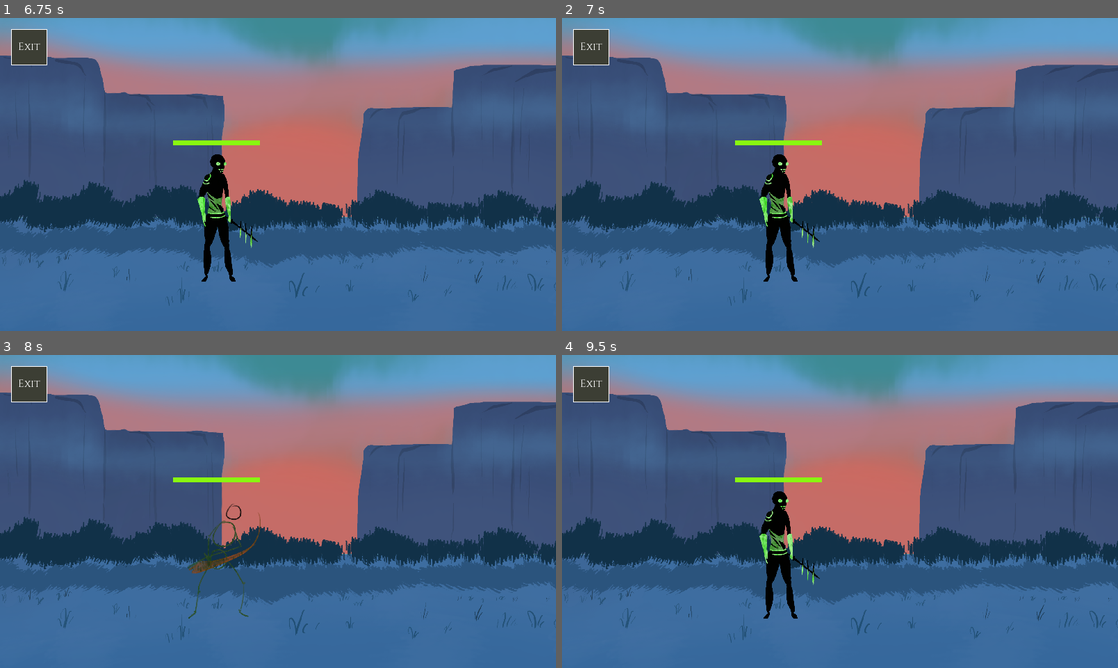
Above: before the commit, frames 1-4 (two rows, left to right).
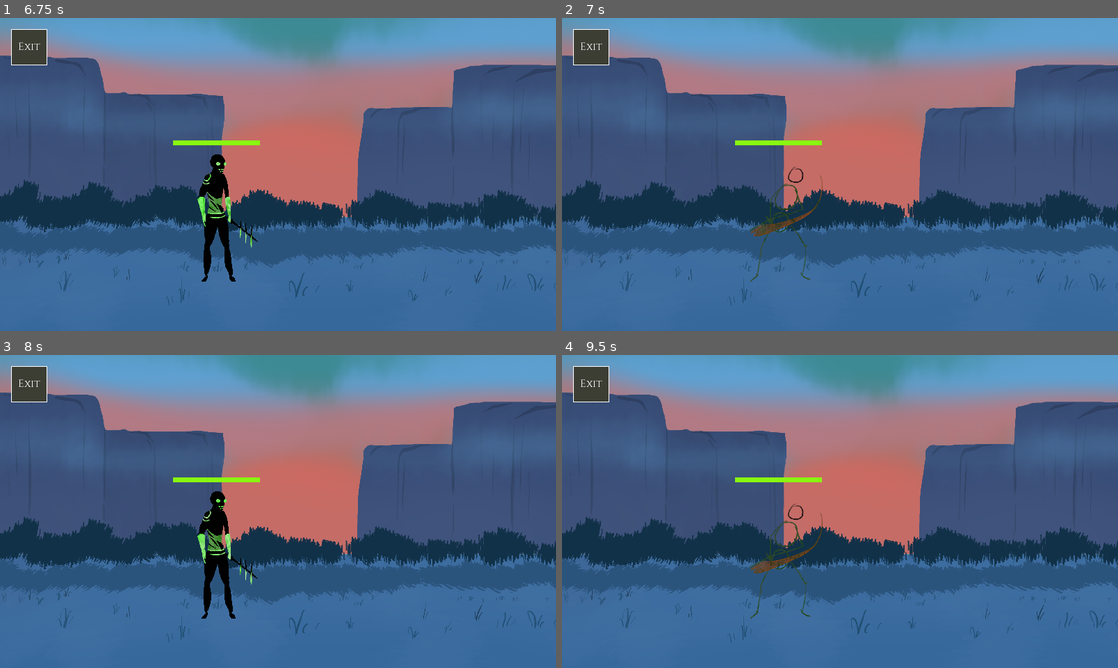
Above: after the commit, the same moments.

Repository: MarkZagors/Idle-Eden
Game: Godot game, scene res://Combat/Combat.tscn
Same seed, same stepped clock (60 frames per second), same inputs: the game is played once before the commit and once after it. This scene is started directly instead of the project's main scene. The engine's default icon, where the game draws it, is replaced by a stand-in: a white triangle on a blue panel in a dark square.
Inputs (mouse positions are in pixels of both pictures, inside the frame that each line leads up to):
- Up to frame 1 (6.75 s): click "e" at 0.5 s; click "e" at 1.25 s; click "e" at 2 s; click (216, 215) at 2.77 s; click (150, 202) at 3.52 s; click (83, 224) at 4.27 s; click "Gamerz" at 5 s; click "Start" at 5.75 s; click "e" at 6.5 s
- Up to frame 2 (7 s): no input
- Up to frame 3 (8 s): click "e" at 7.25 s
- Up to frame 4 (9.5 s): click "e" at 8 s; click (778, 552) at 8.77 s

Frame 1 is identical in both runs. In frame 2, 1.7% of the frame differs, in the area x 33-47%, y 43-85%; in frame 3, 1.7%; in frame 4, 1.7%.
Error in both runs: Invalid get index 'enemies' (on base: 'Nil'). (res://Combat/PreBattleController.gd:36)

Commit message:
attack animations enemy start

Diff:
--- a/Combat/AttackingController.gd
+++ b/Combat/AttackingController.gd
@@ -28,7 +28,7 @@
 	node.get_node("Sprite").texture = charEnemy.spriteAttacking
 	currentNodeTimeout = node.get_node("Sprite")
 	currentCharEnemyTimeout = charEnemy
-	get_node("Timer").wait_time = 0.15
+	get_node("Timer").wait_time = 0.25
 	get_node("Timer").start()
 
 func uiUpdateHealth() -> void:
@@ -73,6 +73,10 @@
 		MIDBATTLE.getPriority()
 		MIDBATTLE.checkWin()
 
+	var node = GLOBAL.group_enemies.get_child(MIDBATTLE.highestPriorityEnemyID)
+	node.get_node("Sprite/AnimationPlayer").stop()
+	node.get_node("Sprite/AnimationPlayer").play("Hit")
+
 func damageCharacterPriority(damage : int) -> void:
 	var character = GLOBAL.characters[MIDBATTLE.highestPriorityCharacterID]
 	character.healthCurrent -= damage
--- a/Combat/EnemySlot.tscn
+++ b/Combat/EnemySlot.tscn
@@ -1,4 +1,19 @@
-[gd_scene format=2]
+[gd_scene load_steps=2 format=2]
+
+[sub_resource type="Animation" id=1]
+resource_name = "Hit"
+length = 0.25
+step = 0.05
+tracks/0/type = "bezier"
+tracks/0/path = NodePath(".:position:x")
+tracks/0/interp = 1
+tracks/0/loop_wrap = true
+tracks/0/imported = false
+tracks/0/enabled = true
+tracks/0/keys = {
+"points": PoolRealArray( 53.3878, -0.25, 0, 0.00195823, 61.0851, 77.9929, -0.0435082, 3.45599, 0.0573109, 19.2, 53.5129, -0.0112272, -7.2, 0.062911, -15.6 ),
+"times": PoolRealArray( 0, 0.139986, 0.251177 )
+}
 
 [node name="Slot1" type="Button"]
 self_modulate = Color( 1, 1, 1, 0 )
@@ -12,8 +27,11 @@
 }
 
 [node name="Sprite" type="Sprite" parent="."]
-position = Vector2( 52.6431, 110.395 )
+position = Vector2( 53.3878, 103.653 )
 scale = Vector2( 0.75, 0.75 )
+
+[node name="AnimationPlayer" type="AnimationPlayer" parent="Sprite"]
+anims/Hit = SubResource( 1 )
 
 [node name="HealthBar" type="ColorRect" parent="."]
 visible = false
--- a/Database/Characters/placeholder.tres
+++ b/Database/Characters/placeholder.tres
@@ -18,6 +18,6 @@
 abilityAll = [ ExtResource( 5 ), ExtResource( 4 ) ]
 inventory = [ null, null, null, null ]
 healthBase = 10
-strBase = 50
+strBase = 2
 dexBase = 0
 intBase = 0
